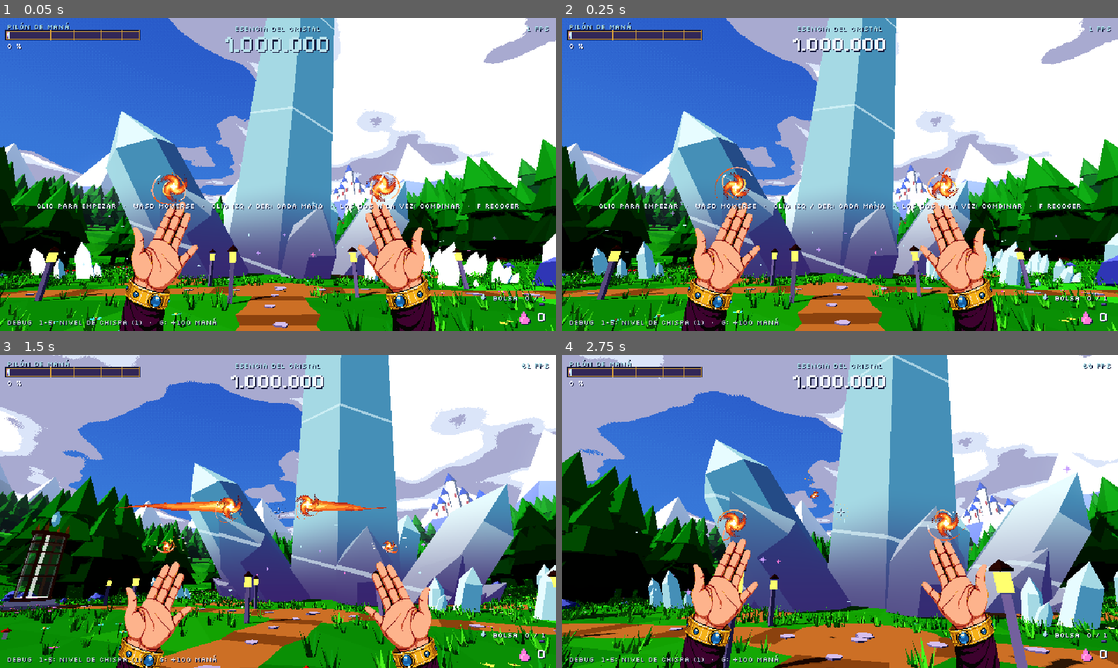
Above: before the commit, frames 1-4 (two rows, left to right).
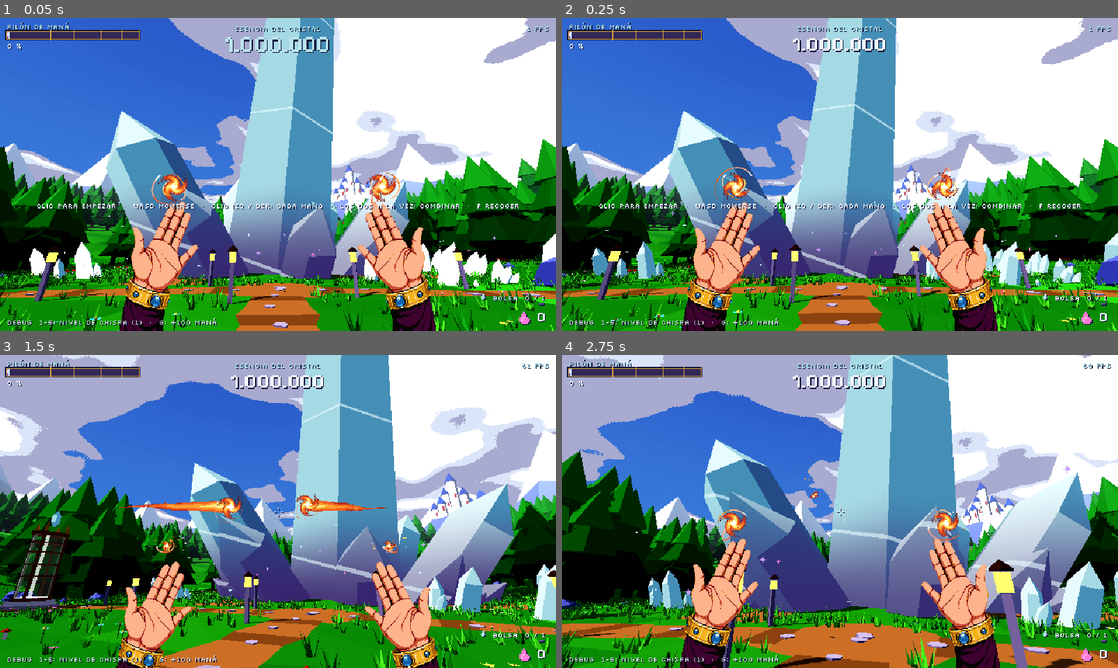
Above: after the commit, the same moments.

Repository: Gon-Analista/can-you-destroy-it
Game: Godot game, scene res://main/main.tscn
Two runs of this game, one before a commit and one after it. Both use one fixed random seed, a clock stepped at 60 frames per second and the inputs below.
Inputs (mouse positions are in pixels of both pictures, inside the frame that each line leads up to):
- Up to frame 1 (0.05 s): no input
- Up to frame 2 (0.25 s): no input
- Up to frame 3 (1.5 s): tap Enter (ui_accept) at 0.5, 0.77 s; move the mouse to (400, 495) at 0.52 s; hold D (move_right) 0.53-1.28 s; click (400, 495) at 0.6 s; move the mouse to (250, 511) at 1.27 s; hold W (move_forward) from 1.28 s (still down); right-click (250, 511) at 1.35 s; click (250, 511) at 1.42 s
- Up to frame 4 (2.75 s): keep holding W (move_forward); tap Enter (ui_accept) at 1.52 s; move the mouse to (851, 505) at 2.02 s; hold F (interact) from 2.03 s (still down); click (851, 505) at 2.17 s

The runs differ from the first frame. In frame 1, less than 0.1% of the frame differs, in the area x 27-72%, y 50-60%; in frame 2, less than 0.1%; in frame 3, less than 0.1%, in the area x 26-74%, y 45-64%; in frame 4, less than 0.1%.

Commit message:
Capa de magia HD sobre el mundo pixel art (HD-2D)
El valle y las manos siguen a 640x360; los hechizos se dibujan en una
SubViewport a resolución nativa con resplandor HDR y se componen con alfa
premultiplicado (stretch del proyecto a canvas_items, mundo en una
SubViewportContainer con filtro nearest).

Co-Authored-By: Claude Opus 5.5 <noreply@anthropic.com>
Claude-Session: https://claude.ai/code/session_011Fh21Tx1ECc2iUdeQLjvik

Diff:
--- /dev/null
+++ b/game/fx/hd/magic_layer.gd
@@ -0,0 +1,99 @@
+class_name MagicLayer
+extends TextureRect
+## Capa de magia en alta definición ("HD-2D", decisión 2026-11-17): el valle y las manos se
+## dibujan en pixel art a 640x360, pero los hechizos se dibujan aparte a la resolución de la
+## pantalla, con resplandor (glow HDR), partículas suaves, estelas y destellos, como en los
+## juegos modernos. Se componen con alfa premultiplicado encima del mundo.
+##
+## Cómo: una SubViewport que comparte el mundo 3D con la del valle y una cámara que copia cada
+## fotograma a la del jugador; esa cámara sólo ve la capa visual `MAGIC_LAYER` y la del valle
+## la excluye. Los hechizos no quedan tapados por el mundo (casi siempre están delante: vuelan
+## hacia el cristal y estallan en su superficie).
+
+## Capa visual (bit) de todo lo que es magia HD.
+const MAGIC_LAYER: int = 1 << 10
+
+var _viewport: SubViewport
+var _camera: Camera3D
+var _source: Camera3D
+
+
+func _ready() -> void:
+	mouse_filter = Control.MOUSE_FILTER_IGNORE
+	set_anchors_and_offsets_preset(Control.PRESET_FULL_RECT)
+	# Sin esto, el tamaño mínimo sería el de la textura (nativa) y no cabría en 640x360.
+	expand_mode = TextureRect.EXPAND_IGNORE_SIZE
+	stretch_mode = TextureRect.STRETCH_SCALE
+	texture_filter = CanvasItem.TEXTURE_FILTER_LINEAR
+	var mat := CanvasItemMaterial.new()
+	# Alfa premultiplicado: lo opaco (cuerpo del fuego) tapa el fondo con su color y lo aditivo
+	# (núcleos, resplandor) suma luz. Así el color no se lava sobre el cielo claro.
+	mat.blend_mode = CanvasItemMaterial.BLEND_MODE_PREMULT_ALPHA
+	material = mat
+	_viewport = SubViewport.new()
+	_viewport.name = "MagicViewport"
+	_viewport.transparent_bg = true
+	_viewport.audio_listener_enable_3d = false
+	_viewport.render_target_update_mode = SubViewport.UPDATE_ALWAYS
+	_viewport.msaa_3d = Viewport.MSAA_2X
+	_viewport.use_hdr_2d = false
+	add_child(_viewport)
+	_camera = Camera3D.new()
+	_camera.name = "MagicCamera"
+	_camera.cull_mask = MAGIC_LAYER
+	_camera.environment = _make_environment()
+	_viewport.add_child(_camera)
+	_camera.current = true
+	texture = _viewport.get_texture()
+	get_window().size_changed.connect(_resize)
+	_resize()
+
+
+## La cámara del jugador (la del valle) a la que se pega la de la magia.
+func bind(world_camera: Camera3D) -> void:
+	_source = world_camera
+	_source.cull_mask &= ~MAGIC_LAYER
+	_viewport.world_3d = world_camera.get_world_3d()
+
+
+## Copia la cámara del valle después de que se haya movido (sacudida incluida).
+func _process(_delta: float) -> void:
+	if _source == null:
+		return
+	_camera.global_transform = _source.global_transform
+	_camera.fov = _source.fov
+	_camera.near = _source.near
+	_camera.far = _source.far
+	_camera.h_offset = _source.h_offset
+	_camera.v_offset = _source.v_offset
+
+
+## Resolución nativa de la zona de juego (640x360 escalado por enteros).
+func _resize() -> void:
+	var win: Vector2i = get_window().size
+	var k: int = maxi(1, mini(win.x / 640, win.y / 360))
+	_viewport.size = Vector2i(640 * k, 360 * k)
+
+
+func _make_environment() -> Environment:
+	var env := Environment.new()
+	env.background_mode = Environment.BG_CLEAR_COLOR
+	env.ambient_light_source = Environment.AMBIENT_SOURCE_DISABLED
+	env.tonemap_mode = Environment.TONE_MAPPER_LINEAR
+	env.glow_enabled = true
+	env.glow_intensity = 1.1
+	env.glow_strength = 1.15
+	env.glow_bloom = 0.08
+	env.glow_hdr_threshold = 0.9
+	env.glow_blend_mode = Environment.GLOW_BLEND_MODE_ADDITIVE
+	for i: int in 7:
+		env.set_glow_level(i, 1.0 if i >= 1 and i <= 5 else 0.0)
+	return env
+
+
+## Pone en la capa de magia todos los nodos visuales de `node` (y él mismo).
+static func tag(node: Node) -> void:
+	if node is VisualInstance3D:
+		(node as VisualInstance3D).layers = MAGIC_LAYER
+	for c: Node in node.get_children():
+		tag(c)
--- a/game/main/main.gd
+++ b/game/main/main.gd
@@ -13,16 +13,19 @@
 	preload("res://audio/music/music_valley_5_archimago.ogg"),
 ]
 
-@onready var _sun: DirectionalLight3D = $Sun
-@onready var _player: Player = $Player
+@onready var _world: SubViewport = $WorldView/WorldViewport
+@onready var _sun: DirectionalLight3D = $WorldView/WorldViewport/Sun
+@onready var _player: Player = $WorldView/WorldViewport/Player
 @onready var _hud: Hud = $HUDLayer/Hud
+@onready var _magic: MagicLayer = $MagicView
 
 
 func _ready() -> void:
 	# Todo en su sitio según WorldLayout (y a ras del suelo ondulado).
-	_place(get_node(^"ManaPylon") as Node3D, WorldLayout.PYLON)
-	_place(get_node(^"Sanctum") as Node3D, WorldLayout.SANCTUM)
-	(get_node(^"Sanctum") as Node3D).rotation.y = deg_to_rad(WorldLayout.SANCTUM_YAW_DEG)
+	_magic.bind(_player.get_camera())
+	_place(_world.get_node(^"ManaPylon") as Node3D, WorldLayout.PYLON)
+	_place(_world.get_node(^"Sanctum") as Node3D, WorldLayout.SANCTUM)
+	(_world.get_node(^"Sanctum") as Node3D).rotation.y = deg_to_rad(WorldLayout.SANCTUM_YAW_DEG)
 	_player.global_position = WorldLayout.PLAYER_START
 	_sun.look_at_from_position(Vector3.ZERO, SUN_DIR.normalized(), Vector3.UP)
 	_hud.bind(_player.get_camera(), _player.get_caster())
@@ -170,15 +173,21 @@
 		Engine.time_scale = 1.0
 
 
-func _unhandled_input(event: InputEvent) -> void:
+## Clic para capturar el ratón. En `_input` (no en `_unhandled_input`): el clic lo consume
+## la vista del valle al pasárselo a su SubViewport.
+func _input(event: InputEvent) -> void:
 	if (
 		event is InputEventMouseButton
 		and event.is_pressed()
 		and Input.mouse_mode != Input.MOUSE_MODE_CAPTURED
+		and not (_hud.get_node(^"Grimoire") as Grimoire).is_open
 	):
 		Input.mouse_mode = Input.MOUSE_MODE_CAPTURED
 		get_viewport().set_input_as_handled()
-	elif (
+
+
+func _unhandled_input(event: InputEvent) -> void:
+	if (
 		OS.is_debug_build()
 		and event is InputEventKey
 		and (event as InputEventKey).pressed
--- a/game/main/main.tscn
+++ b/game/main/main.tscn
@@ -9,6 +9,7 @@
 [ext_resource type="Script" path="res://pylon/mana_pylon.gd" id="7"]
 [ext_resource type="Script" path="res://sanctum/sanctum.gd" id="8"]
 [ext_resource type="Script" path="res://world/valley_details.gd" id="9"]
+[ext_resource type="Script" path="res://fx/hd/magic_layer.gd" id="10"]
 
 [sub_resource type="FastNoiseLite" id="cloud_noise"]
 frequency = 0.012
@@ -52,10 +53,22 @@
 [node name="Main" type="Node3D"]
 script = ExtResource("1")
 
-[node name="WorldEnvironment" type="WorldEnvironment" parent="."]
+[node name="WorldView" type="SubViewportContainer" parent="."]
+texture_filter = 1
+offset_right = 640.0
+offset_bottom = 360.0
+stretch = true
+
+[node name="WorldViewport" type="SubViewport" parent="WorldView"]
+handle_input_locally = false
+audio_listener_enable_3d = true
+size = Vector2i(640, 360)
+render_target_update_mode = 4
+
+[node name="WorldEnvironment" type="WorldEnvironment" parent="WorldView/WorldViewport"]
 environment = SubResource("env")
 
-[node name="Sun" type="DirectionalLight3D" parent="."]
+[node name="Sun" type="DirectionalLight3D" parent="WorldView/WorldViewport"]
 light_color = Color(1, 0.97, 0.9, 1)
 light_energy = 2.0
 shadow_enabled = true
@@ -64,25 +77,31 @@
 shadow_blur = 0.0
 directional_shadow_max_distance = 140.0
 
-[node name="Valley" type="Node3D" parent="."]
+[node name="Valley" type="Node3D" parent="WorldView/WorldViewport"]
 script = ExtResource("3")
 
-[node name="ValleyDetails" type="Node3D" parent="."]
+[node name="ValleyDetails" type="Node3D" parent="WorldView/WorldViewport"]
 script = ExtResource("9")
 
-[node name="MotherCrystal" type="Node3D" parent="."]
+[node name="MotherCrystal" type="Node3D" parent="WorldView/WorldViewport"]
 script = ExtResource("4")
 
-[node name="ManaPylon" type="Node3D" parent="."]
+[node name="ManaPylon" type="Node3D" parent="WorldView/WorldViewport"]
 transform = Transform3D(1, 0, 0, 0, 1, 0, 0, 0, 1, -22, 0, 21)
 script = ExtResource("7")
 
-[node name="Sanctum" type="Node3D" parent="."]
+[node name="Sanctum" type="Node3D" parent="WorldView/WorldViewport"]
 transform = Transform3D(1, 0, 0, 0, 1, 0, 0, 0, 1, 23, 0, 22)
 script = ExtResource("8")
 
-[node name="Player" parent="." instance=ExtResource("5")]
+[node name="Player" parent="WorldView/WorldViewport" instance=ExtResource("5")]
 transform = Transform3D(1, 0, 0, 0, 1, 0, 0, 0, 1, 0, 0.2, 32)
+
+[node name="MagicView" type="TextureRect" parent="."]
+offset_right = 640.0
+offset_bottom = 360.0
+mouse_filter = 2
+script = ExtResource("10")
 
 [node name="HUDLayer" type="CanvasLayer" parent="."]
 
--- a/game/project.godot
+++ b/game/project.godot
@@ -36,7 +36,7 @@
 window/size/viewport_height=360
 window/size/window_width_override=1280
 window/size/window_height_override=720
-window/stretch/mode="viewport"
+window/stretch/mode="canvas_items"
 window/stretch/scale_mode="integer"
 
 [input]
--- a/game/spells/vfx/spell_orb.gd
+++ b/game/spells/vfx/spell_orb.gd
@@ -47,6 +47,7 @@
 	_build_sparkles()
 	_build_light()
 	_apply_charge()
+	MagicLayer.tag(self)
 
 
 ## Vuelve a mostrar el orbe tras un `release()`.
--- a/game/tests/smoke/combine_input_smoke.gd
+++ b/game/tests/smoke/combine_input_smoke.gd
@@ -16,7 +16,7 @@
 	await process_frame
 	# Sin tipos de escena (SpellCaster, Player): sus scripts usan autoloads, que no existen al
 	# compilar un script de --script. Se llaman por nombre.
-	var caster: Node = main.get_node(^"Player").call(&"get_caster")
+	var caster: Node = main.get_node(^"WorldView/WorldViewport/Player").call(&"get_caster")
 	var recipe: SpellRecipe = load("res://data/spells/recipe_fireball.tres")
 	Input.mouse_mode = Input.MOUSE_MODE_CAPTURED
 	if Input.mouse_mode != Input.MOUSE_MODE_CAPTURED:
--- a/game/tests/smoke/loop_smoke.gd
+++ b/game/tests/smoke/loop_smoke.gd
@@ -25,8 +25,8 @@
 	root.add_child(main)
 	for i: int in 20:
 		await process_frame
-	var player: Node3D = main.get_node(^"Player")
-	var pylon: Node3D = main.get_node(^"ManaPylon")
+	var player: Node3D = main.get_node(^"WorldView/WorldViewport/Player")
+	var pylon: Node3D = main.get_node(^"WorldView/WorldViewport/ManaPylon")
 	var splinter: ShardType = load("res://data/shards/splinter.tres")
 	var full_events: Array[int] = [0]
 	events.connect(&"bag_full", func() -> void: full_events[0] += 1)
--- a/game/tests/vfx_gallery/vfx_gallery.gd
+++ b/game/tests/vfx_gallery/vfx_gallery.gd
@@ -27,7 +27,7 @@
 func _ready() -> void:
 	var main: Node3D = MAIN_SCENE.instantiate()
 	add_child(main)
-	var player: Player = main.get_node(^"Player")
+	var player: Player = main.get_node(^"WorldView/WorldViewport/Player")
 	var head: Node3D = player.get_node(^"Head")
 	var camera: Camera3D = player.get_camera()
 	var def_path: String = DEFAULT_DEF
Not shown, added: game/fx/hd/magic_layer.gd.uid
Not shown: 1 places in game/main/main.tscn that only renumber resources
